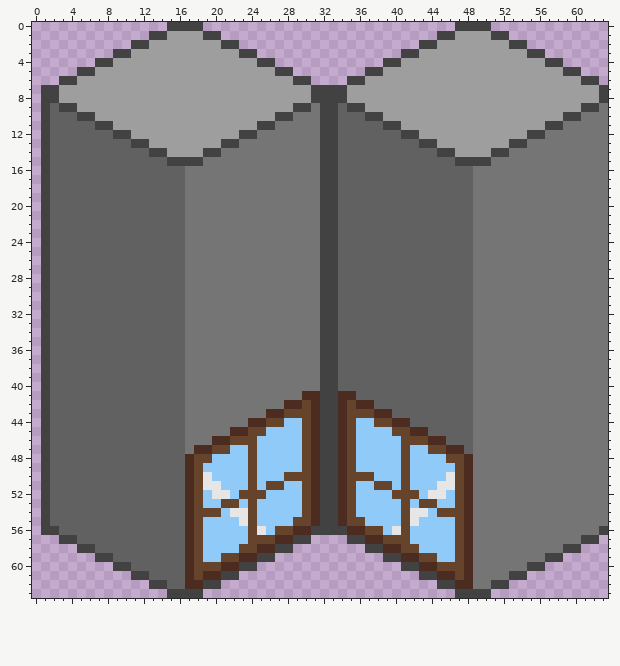
Two versions of one pixel-art file, window-sprite.aseprite. Above is the file before it was changed.
64x64 pixels, 1 frame.
The result:
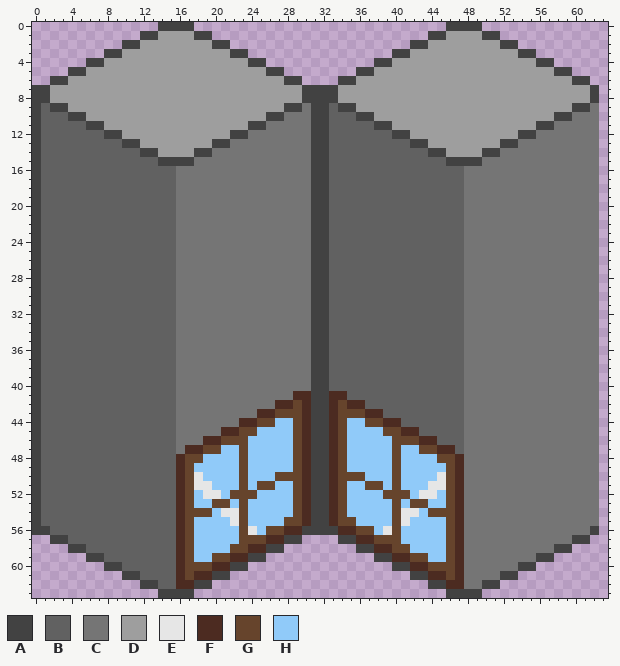
Palette (. is transparent): A #424242  B #616161  C #757575  D #9e9e9e  E #e6e6e6  F #4c2b21  G #66442c  H #90caf9
Commit: Update amount of rotations
The edit:
Layers "Layer 2", "Layer 1":
y 0: x 14 . -> A; x 18 A -> .; x 46 . -> A; x 50 A -> .
y 1: x 12 . -> A; x 14 A -> D; x 18 D -> A; x 20 A -> .; x 44 . -> A; x 46 A -> D; x 50 D -> A; x 52 A -> .
y 2: x 10 . -> A; x 12 A -> D; x 20 D -> A; x 22 A -> .; x 42 . -> A; x 44 A -> D; x 52 D -> A; x 54 A -> .
y 3: x 8 . -> A; x 10 A -> D; x 22 D -> A; x 24 A -> .; x 40 . -> A; x 42 A -> D; x 54 D -> A; x 56 A -> .
y 4: x 6 . -> A; x 8 A -> D; x 24 D -> A; x 26 A -> .; x 38 . -> A; x 40 A -> D; x 56 D -> A; x 58 A -> .
y 5: x 4 . -> A; x 6 A -> D; x 26 D -> A; x 28 A -> .; x 36 . -> A; x 38 A -> D; x 58 D -> A; x 60 A -> .
y 6: x 2 . -> A; x 4 A -> D; x 28 D -> A; x 30 A -> .; x 34 . -> A; x 36 A -> D; x 60 D -> A; x 62 A -> .
y 7..8: x 0 . -> A; x 2 A -> D; x 30 D -> A; x 34 A -> D; x 62..63 DA -> A.
y 9: x 0..2 .AB -> ABA; x 4 A -> D; x 28 D -> A; x 30..31 AC -> CA; x 33..34 AB -> BA; x 36 A -> D; x 60 D -> A; x 62..63 AC -> C.
y 10: x 0..1 .A -> AB; x 4 B -> A; x 6 A -> D; x 26 D -> A; x 28 A -> C; x 31 C -> A; x 33 A -> B; x 36 B -> A; x 38 A -> D; x 58 D -> A; x 60 A -> C; x 63 C -> .
y 11: x 0..1 .A -> AB; x 6 B -> A; x 8 A -> D; x 24 D -> A; x 26 A -> C; x 31 C -> A; x 33 A -> B; x 38 B -> A; x 40 A -> D; x 56 D -> A; x 58 A -> C; x 63 C -> .
y 12: x 0..1 .A -> AB; x 8 B -> A; x 10 A -> D; x 22 D -> A; x 24 A -> C; x 31 C -> A; x 33 A -> B; x 40 B -> A; x 42 A -> D; x 54 D -> A; x 56 A -> C; x 63 C -> .
y 13: x 0..1 .A -> AB; x 10 B -> A; x 12 A -> D; x 20 D -> A; x 22 A -> C; x 31 C -> A; x 33 A -> B; x 42 B -> A; x 44 A -> D; x 52 D -> A; x 54 A -> C; x 63 C -> .
y 14: x 0..1 .A -> AB; x 12 B -> A; x 14 A -> D; x 18 D -> A; x 20 A -> C; x 31 C -> A; x 33 A -> B; x 44 B -> A; x 46 A -> D; x 50 D -> A; x 52 A -> C; x 63 C -> .
y 15: x 0..1 .A -> AB; x 14 B -> A; x 18 A -> C; x 31 C -> A; x 33 A -> B; x 46 B -> A; x 50 A -> C; x 63 C -> .
y 16..40: x 0..1 .A -> AB; x 16 B -> C; x 31 C -> A; x 33 A -> B; x 48 B -> C; x 63 C -> .
y 41: x 0..1 .A -> AB; x 16 B -> C; x 29 C -> F; x 31 F -> A; x 33 A -> F; x 35 F -> B; x 48 B -> C; x 63 C -> .
y 42: x 0..1 .A -> AB; x 16 B -> C; x 27 C -> F; x 29..31 FGF -> GFA; x 33..35 AFG -> FGF; x 37 F -> B; x 48 B -> C; x 63 C -> .
y 43: x 0..1 .A -> AB; x 16 B -> C; x 25 C -> F; x 27 F -> G; x 30..31 GF -> FA; x 33..34 AF -> FG; x 37 G -> F; x 39 F -> B; x 48 B -> C; x 63 C -> .
y 44: x 0..1 .A -> AB; x 16 B -> C; x 23 C -> F; x 25 F -> G; x 27 G -> H; x 29..31 HGF -> GFA; x 33..35 AFG -> FGH; x 37 H -> G; x 39 G -> F; x 41 F -> B; x 48 B -> C; x 63 C -> .
y 45: x 0..1 .A -> AB; x 16 B -> C; x 21 C -> F; x 23 F -> G; x 25 G -> H; x 29..31 HGF -> GFA; x 33..35 AFG -> FGH; x 39 H -> G; x 41 G -> F; x 43 F -> B; x 48 B -> C; x 63 C -> .
y 46: x 0..1 .A -> AB; x 16 B -> C; x 19 C -> F; x 21 F -> G; x 24 G -> H; x 29..31 HGF -> GFA; x 33..35 AFG -> FGH; x 40 H -> G; x 43 G -> F; x 45 F -> B; x 48 B -> C; x 63 C -> .
y 47: x 0..1 .A -> AB; x 16..17 BC -> CF; x 19 F -> G; x 21 G -> H; x 23..24 HG -> GH; x 29..31 HGF -> GFA; x 33..35 AFG -> FGH; x 40..41 HG -> GH; x 43 H -> G; x 45 G -> F; x 47..48 FB -> BC; x 63 C -> .
y 48: x 0..1 .A -> AB; x 16..17 BF -> FG; x 19 G -> H; x 23..24 HG -> GH; x 29..31 HGF -> GFA; x 33..35 AFG -> FGH; x 40..41 HG -> GH; x 45 H -> G; x 47..48 GF -> FC; x 63 C -> .
y 49: x 0..1 .A -> AB; x 16..18 BFG -> FGH; x 23..24 HG -> GH; x 29..31 HGF -> GFA; x 33..35 AFG -> FGH; x 40..41 HG -> GH; x 46..48 HGF -> GFC; x 63 C -> .
y 50: x 0..1 .A -> AB; x 16..19 BFGE -> FGEH; x 23..24 HG -> GH; x 27 H -> G; x 30..31 GF -> FA; x 33..34 AF -> FG; x 37 G -> H; x 40..41 HG -> GH; x 45..48 HEGF -> EGFC; x 63 C -> .
y 51: x 0..1 .A -> AB; x 16..18 BFG -> FGE; x 20 E -> H; x 23..25 HGH -> GHG; x 27 G -> H; x 29..31 HGF -> GFA; x 33..35 AFG -> FGH; x 37 H -> G; x 39..41 GHG -> HGH; x 44 H -> E; x 46..48 EGF -> GFC; x 63 C -> .
y 52: x 0..1 .A -> AB; x 16..19 BFGH -> FGHE; x 21..22 EH -> HG; x 25 G -> H; x 29..31 HGF -> GFA; x 33..35 AFG -> FGH; x 39 H -> G; x 42..43 GH -> HE; x 45..48 EHGF -> HGFC; x 63 C -> .
y 53: x 0..1 .A -> AB; x 16..18 BFG -> FGH; x 20 H -> G; x 22..24 GHG -> HGH; x 29..31 HGF -> GFA; x 33..35 AFG -> FGH; x 40..42 HGH -> GHG; x 44 G -> H; x 46..48 HGF -> GFC; x 63 C -> .
y 54: x 0..1 .A -> AB; x 16..17 BF -> FG; x 20..21 GH -> HE; x 23..24 EG -> GH; x 29..31 HGF -> GFA; x 33..35 AFG -> FGH; x 40..41 HG -> GE; x 43..44 EH -> HG; x 47..48 GF -> FC; x 63 C -> .
y 55: x 0..1 .A -> AB; x 16..18 BFG -> FGH; x 22..24 HEG -> EGH; x 28 H -> G; x 30..31 GF -> FA; x 33..34 AF -> FG; x 36 G -> H; x 40..42 HGE -> GEH; x 46..48 HGF -> GFC; x 63 C -> .
y 56: x 0 . -> A; x 2 A -> B; x 16..18 BFG -> FGH; x 23..26 HGEH -> GEHG; x 28 G -> F; x 30 F -> A; x 34 A -> F; x 36 F -> G; x 38..41 GHEG -> HEGH; x 46..48 HGF -> GFC; x 62..63 CA -> A.
y 57: x 2 . -> A; x 4 A -> B; x 16..18 BFG -> FGH; x 23 H -> G; x 26 G -> F; x 28 F -> A; x 30 A -> .; x 34 . -> A; x 36 A -> F; x 38 F -> G; x 41 G -> H; x 46..48 HGF -> GFC; x 60 C -> A; x 62 A -> .
y 58: x 4 . -> A; x 6 A -> B; x 16..18 BFG -> FGH; x 22 H -> G; x 24 G -> F; x 26 F -> A; x 28 A -> .; x 36 . -> A; x 38 A -> F; x 40 F -> G; x 42 G -> H; x 46..48 HGF -> GFC; x 58 C -> A; x 60 A -> .
y 59: x 6 . -> A; x 8 A -> B; x 16..18 BFG -> FGH; x 20 H -> G; x 22 G -> F; x 24 F -> A; x 26 A -> .; x 38 . -> A; x 40 A -> F; x 42 F -> G; x 44 G -> H; x 46..48 HGF -> GFC; x 56 C -> A; x 58 A -> .
y 60: x 8 . -> A; x 10 A -> B; x 16..17 BF -> FG; x 20 G -> F; x 22 F -> A; x 24 A -> .; x 40 . -> A; x 42 A -> F; x 44 F -> G; x 47..48 GF -> FC; x 54 C -> A; x 56 A -> .
y 61: x 10 . -> A; x 12 A -> B; x 16..18 BFG -> FGF; x 20 F -> A; x 22 A -> .; x 42 . -> A; x 44 A -> F; x 46..48 FGF -> GFC; x 52 C -> A; x 54 A -> .
y 62: x 12 . -> A; x 14 A -> B; x 16 B -> F; x 18 F -> A; x 20 A -> .; x 44 . -> A; x 46 A -> F; x 48 F -> C; x 50 C -> A; x 52 A -> .
y 63: x 14 . -> A; x 18 A -> .; x 46 . -> A; x 50 A -> .
